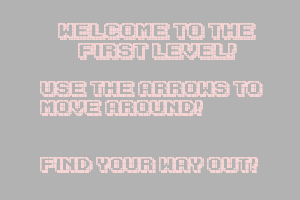
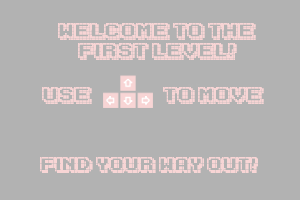
Revision of a layered 300px x 200px image; what changed, layer by layer:
added layer "Urklippshanterare" above "to move" over [102, 75, 154, 109]
added layer "to move" above "use" over [163, 87, 264, 104]
added layer "use" above "Welcome to the ..." over [42, 87, 92, 104]
painted on "Welcome to the ..." over [40, 81, 263, 116]
